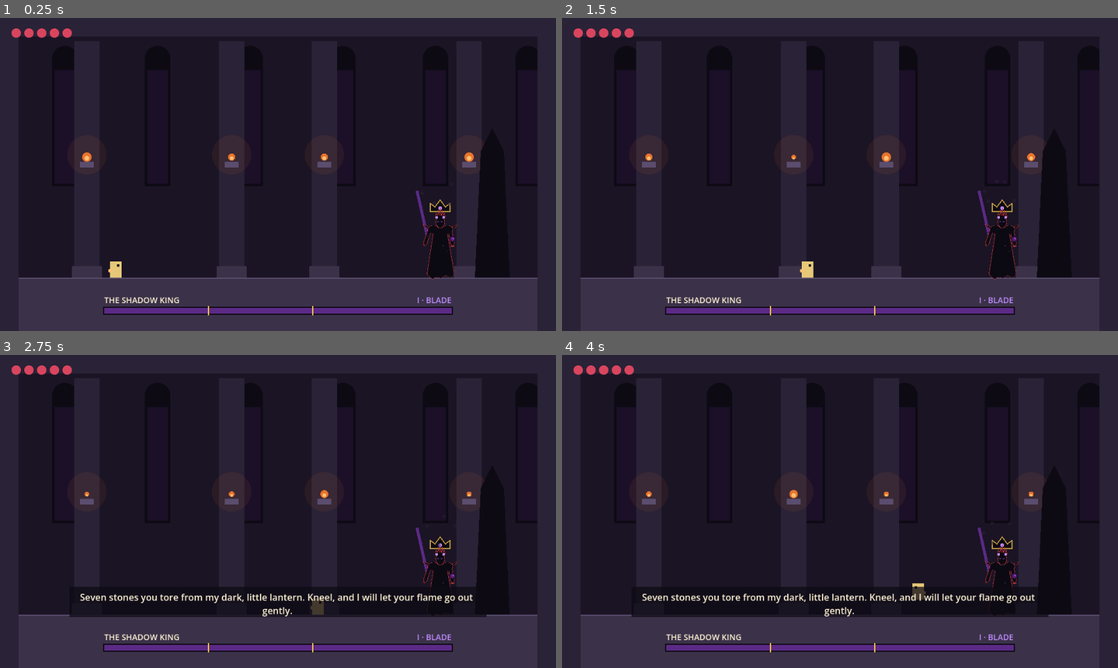
Above: before the commit, frames 1-4 (two rows, left to right).
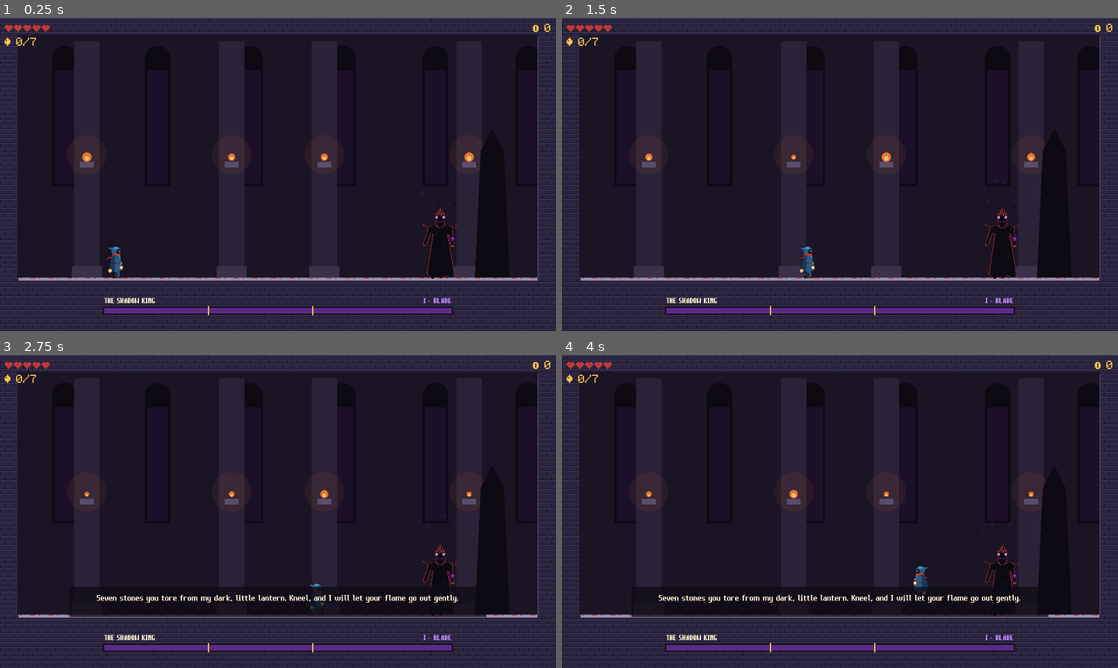
Above: after the commit, the same moments.

Repository: monte-flora/adventure-world
Game: Godot game, scene res://boss/boss.tscn
Two runs of this game, one before a commit and one after it. Both use one fixed random seed, a clock stepped at 60 frames per second and the inputs below. This scene is started directly instead of the project's main scene.
Inputs (mouse positions are in pixels of both pictures, inside the frame that each line leads up to):
- Up to frame 1 (0.25 s): no input
- Up to frame 2 (1.5 s): tap Enter at 0.5 s; move the mouse to (962, 158) at 0.52 s; hold Right (move_right) 0.53-1.28 s; hold R (attack) 0.53-1.28 s; click (962, 158) at 0.67 s; tap Space (jump) at 0.77, 1.07 s; tap Shift (dash) at 0.8, 1.35 s; move the mouse to (728, 190) at 1.27 s; hold Down (move_down) from 1.28 s (still down)
- Up to frame 3 (2.75 s): tap Space (jump) at 1.52, 1.55, 1.82, 2 s; move the mouse to (333, 442) at 2.02 s; release Down (move_down) at 2.03 s; hold Right (move_right) from 2.03 s (still down); hold Space (jump) from 2.03 s (still down); tap R (attack) at 2.3 s
- Up to frame 4 (4 s): move the mouse to (812, 574) at 2.77 s; release Right (move_right) at 2.78 s; release Space (jump) at 2.78 s; hold Up (move_up) 2.78-3.53 s; tap R (attack) at 2.85 s; click (812, 574) at 2.92 s; tap Space (jump) at 3.02, 3.32, 3.77, 3.8 s; tap Shift (dash) at 3.05 s; move the mouse to (1006, 558) at 3.52 s; hold Left (move_left) from 3.53 s (still down); hold Shift (dash) from 3.53 s (still down)

The runs differ from the first frame. In frame 1, 5.4% of the frame differs, in the area x 0-100%, y 0-100%; in frame 2, 5.4%; in frame 3, 6.1%; in frame 4, 6.2%.

Commit message:
Shadowfall C2: throne room art: hero_side sprite, castle tiles, GloomLight, lieutenant echo ghosts, pixel-font HUD
Co-Authored-By: Claude Opus 5.5 <noreply@anthropic.com>

Diff:
--- a/shadowfall/boss/boss.gd
+++ b/shadowfall/boss/boss.gd
@@ -3,7 +3,8 @@
 ##   Scenes.goto("boss", {"castle": 1..5})   a castle level (played in B2's cave scene); its door
 ##                                           leads to the next level, the last one to the throne
 ##   Scenes.goto("boss")                      the Shadow King (ThroneFight), drawn here
-## Placeholder art (shapes in the art palette) until B-Art's boss sheets land.
+## Art: shadow_king, hero_side, tiles_castle (walls, floor, platforms), lieutenant echoes from the
+## monster sheets; the hall's windows, pillars and braziers are drawn in the palette. GloomLight on top.
 
 const INK0 := Color("0d0a14")
 const INK1 := Color("1a1424")
@@ -35,7 +36,18 @@
 var dark_rect: ColorRect
 var glow: Node2D
 var king_spr: AnimatedSprite2D
+var hero_spr: AnimatedSprite2D
+var stage: Node2D                       # the hall (or the void): darkens with the gloom stage
+var light: GloomLight
+var castle_tex: Texture2D               # tiles_castle, loaded before any draw (loading inside a draw call shows nothing)
 var hud: Control
+
+## Which monster sheet each lieutenant's echo borrows (tinted in its colour).
+const ECHO_SHEET := {
+	"thornwarden": "monster_stone_warden", "loom_widow": "monster_shade", "bellwarden": "monster_barrow_wight",
+	"rust_regent": "monster_cinder_drake", "rime_matriarch": "monster_frost_matriarch",
+	"glass_wyrm": "monster_sand_wyrm", "mire_lantern": "monster_bog_wisp",
+}
 
 
 func _ready() -> void:
@@ -89,12 +101,27 @@
 	dark_rect.material = mat
 	dark_rect.visible = false
 	add_child(dark_rect)
+	castle_tex = ArtSheet.texture("tiles_castle")
+	stage = Node2D.new()
+	stage.z_index = -1
+	stage.draw.connect(_draw_stage)
+	add_child(stage)
 	king_spr = AnimatedSprite2D.new()            # art/sheets/shadow_king (B-Art), half size: 60 x 120 on screen
 	king_spr.sprite_frames = ArtSheet.frames("shadow_king")
 	king_spr.offset = ArtSheet.offset("shadow_king")
 	king_spr.scale = Vector2(0.5, 0.5)
 	king_spr.texture_filter = CanvasItem.TEXTURE_FILTER_NEAREST
 	add_child(king_spr)
+	hero_spr = AnimatedSprite2D.new()
+	hero_spr.sprite_frames = ArtSheet.frames("hero_side")
+	hero_spr.offset = ArtSheet.offset("hero_side")
+	hero_spr.play("idle")
+	add_child(hero_spr)
+	light = GloomLight.new()
+	add_child(light)
+	stage.material = light.world_material
+	light.follow(hero_spr)
+	add_child(preload("res://ui/hud.tscn").instantiate())
 	glow = Node2D.new()                          # what shows through the dark: eyes, telegraphs
 	glow.z_index = 20
 	glow.draw.connect(_draw_glow)
@@ -137,7 +164,9 @@
 	_king_anim(fight)
 	if fight.dark:
 		dark_rect.material.set_shader_parameter("hero_px", fight.hero.pos)
+	_hero_anim(fight.hero)
 	queue_redraw()
+	stage.queue_redraw()
 	glow.queue_redraw()
 
 
@@ -180,6 +209,50 @@
 	king_spr.visible = f.alpha > 0.01
 
 
+## Which row of the hero's side sheet fits what ArenaHero is doing.
+func _hero_anim(h: ArenaHero) -> void:
+	var anim := "idle"
+	if fight.lost:
+		anim = "death"
+	elif h.lock > 0.0:
+		anim = "hurt"
+	elif h.dashing():
+		anim = "dash"
+	elif h.swinging():
+		anim = "pogo" if h.swing_down else ("attack" if h.on_floor else "air_attack")
+	elif not h.on_floor:
+		anim = "jump" if h.vel.y < 0.0 else "fall"
+	elif absf(h.vel.x) > 10.0:
+		anim = "run"
+	if hero_spr.animation != anim:
+		hero_spr.play(anim)
+	hero_spr.position = h.pos + Vector2(0, ArenaHero.SIZE.y / 2.0)
+	hero_spr.flip_h = h.facing < 0
+	hero_spr.visible = not (h.safe > 0.0 and int(h.safe * 20.0) % 2 == 0)
+
+
+## A fallen lieutenant's ghost rises at the wall for a moment when he calls its echo.
+func _echo_ghost(id: String) -> void:
+	if not ECHO_SHEET.has(id):
+		return
+	var g := AnimatedSprite2D.new()
+	g.sprite_frames = ArtSheet.frames(ECHO_SHEET[id])
+	g.offset = ArtSheet.offset(ECHO_SHEET[id])
+	g.play("attack")
+	var col := Color(ThroneFight.LIEUTENANTS[id]["color"])
+	g.modulate = Color(col.r * 1.4, col.g * 1.4, col.b * 1.4, 0.0)
+	var side := -1.0 if fight.hero.pos.x > ThroneFight.W / 2.0 else 1.0
+	g.position = Vector2(ThroneFight.W / 2.0 + side * 330.0, ThroneFight.FLOOR_Y)   # the far side from you
+	g.flip_h = side > 0                          # face the hero (sheets face right)
+	g.scale = Vector2(1.5, 1.5) if ArtSheet.cell(ECHO_SHEET[id]).x < 96 else Vector2.ONE
+	add_child(g)
+	var t := g.create_tween()
+	t.tween_property(g, "modulate:a", 0.55, 0.3)
+	t.parallel().tween_property(g, "position:y", g.position.y - 12.0, 1.4)
+	t.tween_property(g, "modulate:a", 0.0, 0.6)
+	t.tween_callback(g.queue_free)
+
+
 func _read_keys() -> void:
 	var h := fight.hero
 	h.ix = Input.get_axis("move_left", "move_right")
@@ -205,6 +278,7 @@
 			_say(e["text"])
 		"echo":
 			_say("An echo of %s rises!" % e["name"])
+			_echo_ghost(e.get("id", ""))
 		"clang":
 			if not told_clang:
 				told_clang = true
@@ -243,57 +317,83 @@
 	if fight == null:
 		return
 	var f := fight
-	if f.phase < 3:
-		_draw_hall(f)
-	else:
-		_draw_void(f)
 	_draw_king(f)
 	for z in f.hazards:
 		_draw_hazard(z, false)
 	_draw_hero(f.hero)
 
 
+func _draw_stage() -> void:
+	if fight == null:
+		return
+	if fight.phase < 3:
+		_draw_hall(fight)
+	else:
+		_draw_void(fight)
+
+
+## A wall, floor or platform as castle tiles (tiles_castle solid_<bits>, bits N1 E2 S4 W8 = solid there).
+func _draw_solid(ci: CanvasItem, r: Rect2, solids: Array[Rect2]) -> void:
+	var T := float(LevelFile.TILE)
+	var tex := castle_tex
+	var y := r.position.y
+	while y < r.end.y - 0.5:
+		var x := r.position.x
+		while x < r.end.x - 0.5:
+			var size := Vector2(minf(T, r.end.x - x), minf(T, r.end.y - y))
+			var mid := Vector2(x, y) + size / 2.0
+			var bits := 0
+			for i in 4:
+				var q: Vector2 = mid + [Vector2(0, -T), Vector2(T, 0), Vector2(0, T), Vector2(-T, 0)][i]
+				if q.y >= ThroneFight.H or q.y < 0.0 or q.x < 0.0 or q.x >= ThroneFight.W or solids.any(func(s): return s.has_point(q)):
+					bits |= 1 << i
+			var reg := Rect2(ArtSheet.region("tiles_castle", "solid_%d" % bits))
+			ci.draw_texture_rect_region(tex, Rect2(Vector2(x, y), size), Rect2(reg.position, size))
+			x += T
+		y += T
+
+
 func _draw_hall(f: ThroneFight) -> void:
-	draw_rect(Rect2(0, 0, ThroneFight.W, ThroneFight.H), INK1)
+	stage.draw_rect(Rect2(0, 0, ThroneFight.W, ThroneFight.H), INK1)
 	for i in 6:                                  # tall arched windows, a cold moon behind
 		var x := 90.0 + i * 160.0
-		draw_rect(Rect2(x, 70, 44, 220), INK0)
-		draw_circle(Vector2(x + 22, 70), 22, INK0)
-		draw_rect(Rect2(x + 4, 90, 36, 196), Color(SHADOW1, 0.18))
+		stage.draw_rect(Rect2(x, 70, 44, 220), INK0)
+		stage.draw_circle(Vector2(x + 22, 70), 22, INK0)
+		stage.draw_rect(Rect2(x + 4, 90, 36, 196), Color(SHADOW1, 0.18))
 	for x in [150.0, 400.0, 560.0, 810.0]:      # pillars with braziers
-		draw_rect(Rect2(x - 22, 40, 44, ThroneFight.FLOOR_Y - 40), INK2)
-		draw_rect(Rect2(x - 26, ThroneFight.FLOOR_Y - 20, 52, 20), STONE)
+		stage.draw_rect(Rect2(x - 22, 40, 44, ThroneFight.FLOOR_Y - 40), INK2)
+		stage.draw_rect(Rect2(x - 26, ThroneFight.FLOOR_Y - 20, 52, 20), STONE)
 		if not f.dark:
 			var flick := 6.0 + sin(f.time * 9.0 + x) * 2.0
-			draw_circle(Vector2(x, 236), 34, Color(EMBER1, 0.08))
-			draw_circle(Vector2(x, 240), flick, EMBER1)
-			draw_circle(Vector2(x, 242), flick * 0.5, EMBER2)
-		draw_rect(Rect2(x - 12, 248, 24, 10), STONE_HI)
-	draw_colored_polygon(PackedVector2Array([Vector2(820, ThroneFight.FLOOR_Y), Vector2(830, 230),
+			stage.draw_circle(Vector2(x, 236), 34, Color(EMBER1, 0.08))
+			stage.draw_circle(Vector2(x, 240), flick, EMBER1)
+			stage.draw_circle(Vector2(x, 242), flick * 0.5, EMBER2)
+		stage.draw_rect(Rect2(x - 12, 248, 24, 10), STONE_HI)
+	stage.draw_colored_polygon(PackedVector2Array([Vector2(820, ThroneFight.FLOOR_Y), Vector2(830, 230),
 		Vector2(850, 190), Vector2(870, 230), Vector2(880, ThroneFight.FLOOR_Y)]), INK0)   # the throne
-	draw_rect(Rect2(0, ThroneFight.FLOOR_Y, ThroneFight.W, ThroneFight.H - ThroneFight.FLOOR_Y), STONE)
-	draw_line(Vector2(0, ThroneFight.FLOOR_Y + 1), Vector2(ThroneFight.W, ThroneFight.FLOOR_Y + 1), STONE_HI, 2)
-	draw_rect(Rect2(0, 0, ThroneFight.WALL_L, ThroneFight.H), INK2)
-	draw_rect(Rect2(ThroneFight.WALL_R, 0, ThroneFight.W - ThroneFight.WALL_R, ThroneFight.H), INK2)
-	draw_rect(Rect2(0, 0, ThroneFight.W, ThroneFight.CEIL_Y), INK2)
+	for s in f.solids:
+		_draw_solid(stage, s, f.solids)
 
 
 func _draw_void(f: ThroneFight) -> void:
-	draw_rect(Rect2(0, 0, ThroneFight.W, ThroneFight.H), Color("07050c"))
+	stage.draw_rect(Rect2(0, 0, ThroneFight.W, ThroneFight.H), Color("07050c"))
 	for i in 40:                                 # motes rising out of the void
 		var x := fmod(i * 97.0, ThroneFight.W)
 		var y := ThroneFight.H - fmod(f.time * (20.0 + i % 5 * 8.0) + i * 53.0, ThroneFight.H)
-		draw_rect(Rect2(x, y, 2, 2), Color(SHADOW2, 0.35))
+		stage.draw_rect(Rect2(x, y, 2, 2), Color(SHADOW2, 0.35))
 	for s in f.solids:
-		if s.position.y == ThroneFight.FLOOR_Y:
-			draw_rect(s, STONE)
-			draw_line(s.position + Vector2(0, 1), Vector2(s.end.x, s.position.y + 1), STONE_HI, 2)
-			draw_colored_polygon(PackedVector2Array([Vector2(s.position.x, s.end.y), Vector2(s.end.x, s.end.y),
+		if s.position.y == ThroneFight.FLOOR_Y:          # broken rock hanging under each platform
+			stage.draw_colored_polygon(PackedVector2Array([Vector2(s.position.x, s.end.y), Vector2(s.end.x, s.end.y),
 				Vector2(s.get_center().x + 14, s.end.y + 40), Vector2(s.get_center().x - 10, s.end.y + 28)]), STONE)
-		else:
-			draw_rect(s, INK2)
+		_draw_solid(stage, s, f.solids)
+	var ledge := castle_tex
+	var lr := Rect2(ArtSheet.region("tiles_castle", "ledge"))
 	for l in f.ledges:
-		draw_rect(l, STONE_HI)
+		var x := l.position.x
+		while x < l.end.x - 0.5:
+			var w := minf(lr.size.x, l.end.x - x)
+			stage.draw_texture_rect_region(ledge, Rect2(Vector2(x, l.position.y), Vector2(w, lr.size.y)), Rect2(lr.position, Vector2(w, lr.size.y)))
+			x += lr.size.x
 
 
 func _draw_king(f: ThroneFight) -> void:
@@ -303,8 +403,6 @@
 	var a := f.alpha
 	var hw := ThroneFight.KING_SIZE.x / 2.0
 	var hh := ThroneFight.KING_SIZE.y / 2.0
-	if f.crown_state == "on":
-		_draw_crown(c + Vector2(0, -hh - 2), a)
 	for i in 5:                                                             # smoke rising off him
 		var p := c + Vector2(sin(f.time * 2.0 + i) * hw, -hh - fmod(f.time * 30.0 + i * 17.0, 50.0))
 		draw_circle(p, 3, Color(INK2, 0.5 * a))
@@ -325,8 +423,6 @@
 		"slash":
 			draw_arc(Vector2(c.x + d * 30, ThroneFight.FLOOR_Y - 40), 100, -PI / 2 if d > 0 else PI / 2,
 				PI / 2 * d if d > 0 else PI * 1.5, 16, Color(EMBER2, 0.8), 8)
-		_:
-			draw_line(c + Vector2(d * 22, -10), c + Vector2(d * 40, -90), Color(col, a), 5)
 
 
 func _draw_crown(p: Vector2, a: float, ci: CanvasItem = self) -> void:
@@ -365,11 +461,7 @@
 			ci.draw_rect(r, Color(LIGHT, 0.5), false, 1)
 
 
-func _draw_hero(h: ArenaHero) -> void:
-	if h.safe > 0.0 and int(h.safe * 20.0) % 2 == 0:
-		return
-	draw_rect(h.rect(), HERO)
-	draw_rect(Rect2(h.pos + Vector2(h.facing * 4 - 2, -9), Vector2(4, 4)), INK0)
+func _draw_hero(h: ArenaHero) -> void:            # the sprite is hero_spr; this is the blade's flash
 	if h.swinging():
 		var b := h.blade()
 		draw_rect(b, Color(GOLD, 0.35))
@@ -425,6 +517,7 @@
 
 func _build_hud() -> void:
 	var layer := CanvasLayer.new()
+	layer.layer = GloomLight.HUD_LAYER + 1
 	add_child(layer)
 	hud = Control.new()
 	hud.set_anchors_preset(Control.PRESET_FULL_RECT)
@@ -434,13 +527,10 @@
 
 
 func _draw_hud() -> void:
-	var font := ThemeDB.fallback_font
+	var font: Font = UiStyle.font("body")
 	if flash > 0.0:
 		hud.draw_rect(Rect2(0, 0, ThroneFight.W, ThroneFight.H), Color(LIGHT, minf(0.9, flash)))
 	if fight:
-		for i in Game.max_hearts:                # hearts (B5's HUD will replace this)
-			var col := Color("d9455f") if i < Game.hearts else INK2
-			hud.draw_circle(Vector2(28 + i * 22, 26), 8, col)
 		var bar := Rect2(180, 500, 600, 10)      # his bar, split into the 3 phases
 		hud.draw_rect(bar.grow(2), INK0)
 		hud.draw_rect(Rect2(bar.position, Vector2(bar.size.x * fight.hp_share(), bar.size.y)), SHADOW1)
@@ -449,7 +539,7 @@
 				Vector2(bar.position.x + bar.size.x * cut, bar.end.y + 3), GOLD, 2)
 		var title := Castle.display("BOSS", "", "The Shadow King").to_upper()
 		hud.draw_string(font, Vector2(bar.position.x, bar.position.y - 8), title, HORIZONTAL_ALIGNMENT_LEFT, -1, 14, LIGHT)
-		var phase_name: String = ["", "I · BLADE", "II · ECLIPSE", "III · FALL"][fight.phase]
+		var phase_name: String = ["", "I - BLADE", "II - ECLIPSE", "III - FALL"][fight.phase]
 		hud.draw_string(font, Vector2(bar.position.x, bar.position.y - 8), phase_name, HORIZONTAL_ALIGNMENT_RIGHT, bar.size.x, 14, SHADOW2)
 		if fight.state == "finale" and fight.t < 2.2:
 			var word := Castle.display("SUNFANG", "", "Sunfang").to_upper()
--- a/shadowfall/boss/tests/test_boss.gd
+++ b/shadowfall/boss/tests/test_boss.gd
@@ -137,3 +137,20 @@
 		bot.drive(screen.fight)
 		await get_tree().physics_frame
 	check(screen.fight.time > 1.0, "the fight runs on the screen")
+
+
+func test_throne_art_in_place() -> void:
+	Scenes.goto("boss")
+	await physics_frames(2)
+	var screen = Scenes.screen
+	screen.set_meta("test", true)
+	check(screen.hero_spr.sprite_frames == ArtSheet.frames("hero_side"), "the hero uses the side sheet")
+	check(screen.king_spr.sprite_frames == ArtSheet.frames("shadow_king"), "the king uses his sheet")
+	check(screen.light is GloomLight and screen.stage.material == screen.light.world_material,
+		"GloomLight darkens the hall with the gloom")
+	check(screen.castle_tex != null, "castle tiles are loaded before drawing")
+	var before: int = screen.get_child_count()
+	screen._echo_ghost("rime_matriarch")
+	check(screen.get_child_count() == before + 1, "a lieutenant's echo shows its ghost")
+	for id in ThroneFight.LIEUTENANTS:
+		check(FileAccess.file_exists(ArtSheet.DIR + screen.ECHO_SHEET[id] + ".json"), id + " has a ghost sheet")
